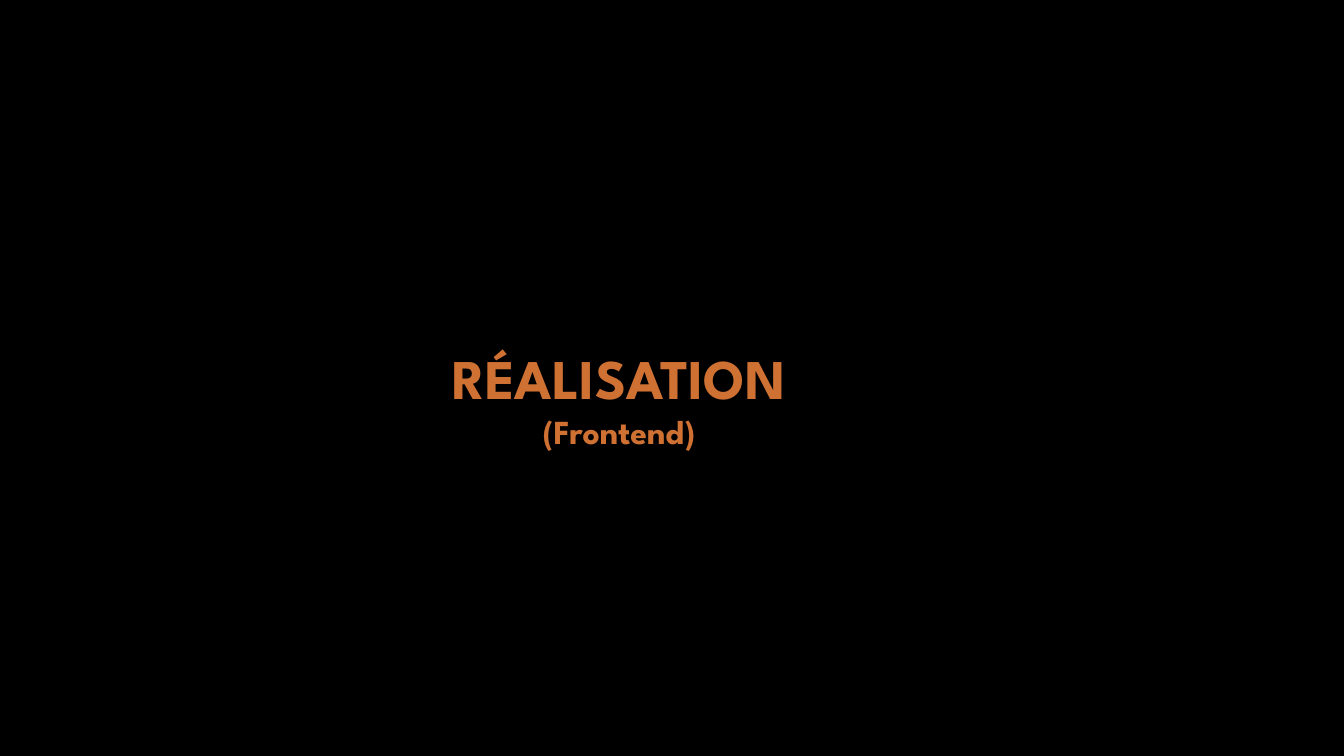
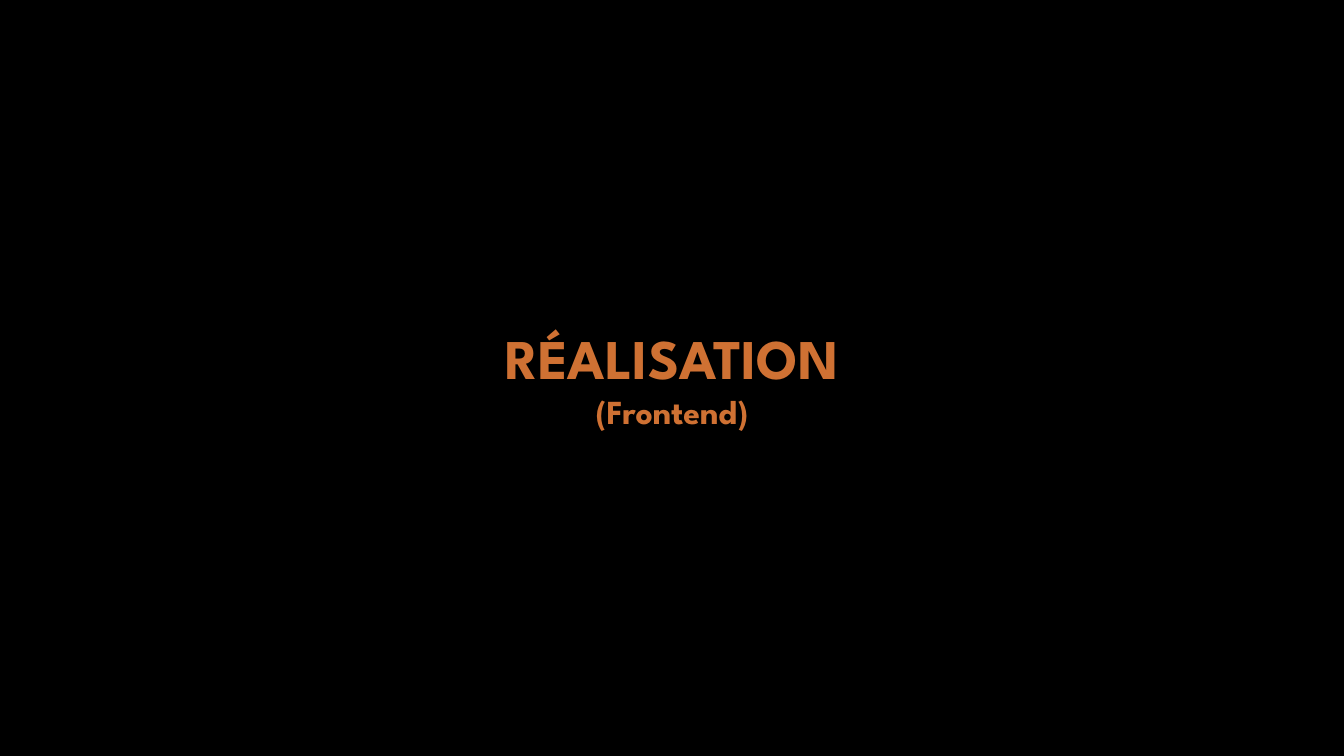
Before and after one commit to lcouedor/MakeSheet, a slide deck: slide 9 of pptx.pptx. Drawn at 1344x756 pixels with LibreOffice and Linux fonts; fonts in the diff are those of the drawing; background and template pictures are left out. Boxes give left, top, right and bottom in pixels: in the first picture for what was removed or moved away, otherwise in the second. Text is boxed around its words. In the diff, an @@ line names an element or a change of style, - is before the commit and + after.

```diff
--- a/pptx.pptx
+++ b/pptx.pptx
@@ text "RÉALISATION": place and size @@
-text "RÉALISATION" at (452, 349, 786, 451)
+text "RÉALISATION" at (505, 329, 839, 431)
```
Also in this commit, not shown: 3 other slides changed, 3 other files.
